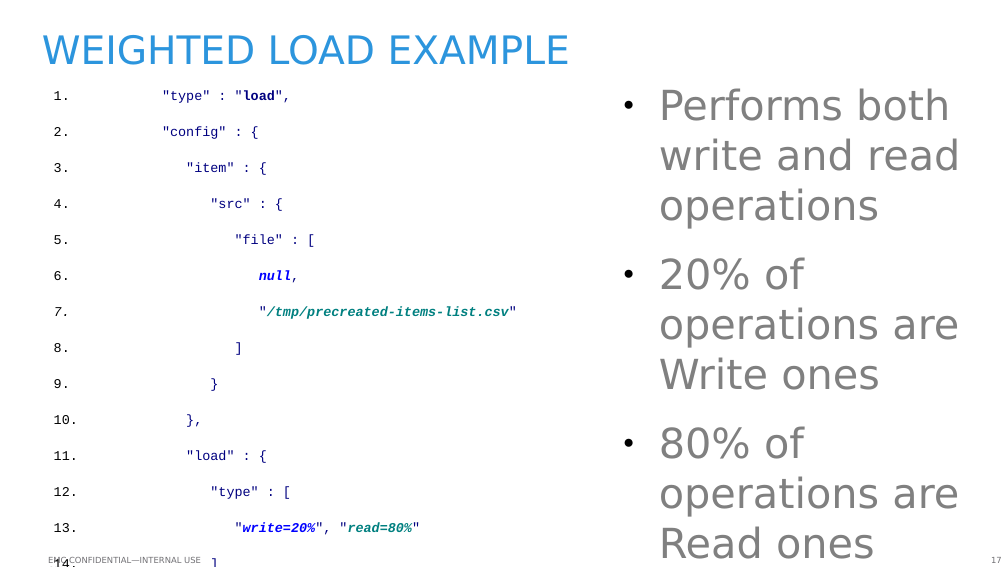
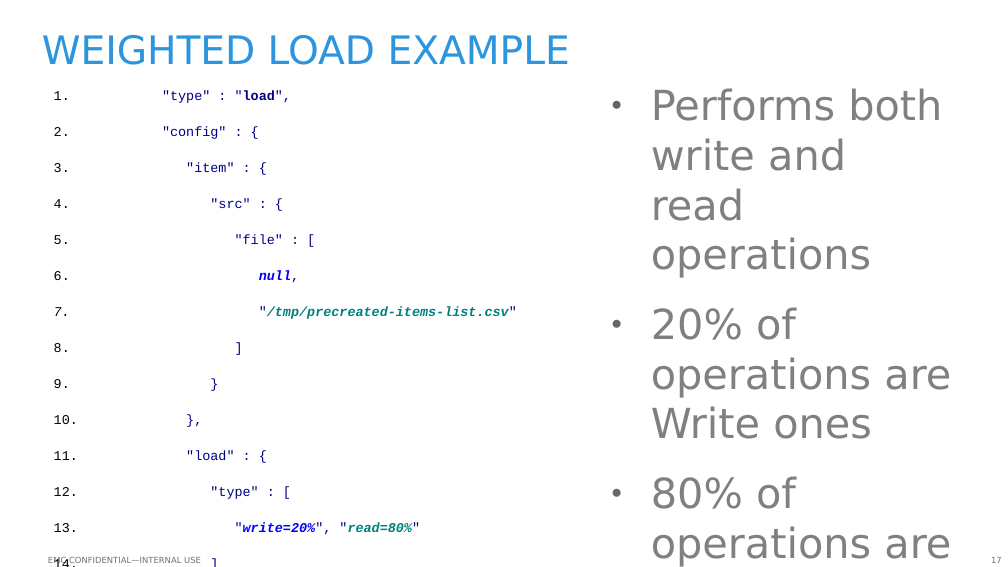
Before and after one commit to emc-mongoose/mongoose, a slide deck: slide 17 of doc/emcmongoosev2.odp. Drawn at 1008x567 pixels with LibreOffice and Linux fonts; fonts in the diff are those of the drawing; background and template pictures are left out. Boxes give left, top, right and bottom in pixels: in the first picture for what was removed or moved away, otherwise in the second. Text is boxed around its words. In the diff, an @@ line names an element or a change of style, - is before the commit and + after.

```diff
--- a/doc/emcmongoosev2.odp
+++ b/doc/emcmongoosev2.odp
@@ text "Performs both write and read ...": place and size @@
-text "Performs both write and read ..." at <box>659,88,960,559</box>
+text "Performs both write and read ..." at <box>651,88,951,567</box>
@@ text "Performs both write and read ..." at <box>651,88,951,567</box>: indent changed; bullet colour #000000 to #666666 @@
```
Also in this commit, not shown: 11 other slides changed, 1 slide added, 1 slide removed, 1 other file.
